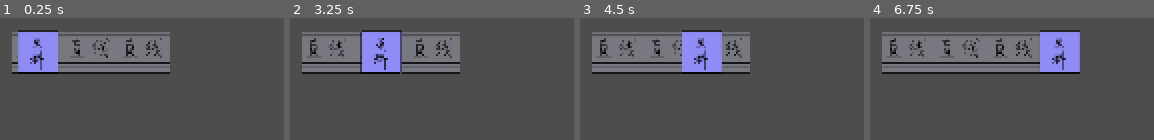
Above: before the commit, frames 1-4 (left to right).
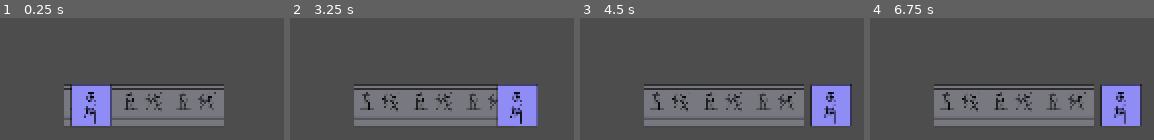
Above: after the commit, the same moments.

Repository: vic328005/NewProject1
Game: Godot game, scene res://scenes/main.tscn
Same seed, same stepped clock (60 frames per second), same inputs: the game is played once before the commit and once after it.
Inputs:
- Up to frame 1 (0.25 s): no input
- Up to frame 2 (3.25 s): tap Enter at 0.5 s; tap Space at 2.75 s
- Up to frame 3 (4.5 s): tap Enter at 3.5 s
- Up to frame 4 (6.75 s): tap Space at 5 s; tap Enter at 5.75 s

The runs differ from the first frame. In frame 1, 36% of the frame differs, in the area x 4-79%, y 9-89%; in frame 2, 38%; in frame 3, 41%; in frame 4, 45%, in the area x 4-96%, y 9-89%.

Commit message:
数据驱动关卡

Diff:
--- /dev/null
+++ b/levels/tutorial_01.json
@@ -0,0 +1,40 @@
+{
+  "level_id": "tutorial_01",
+  "display_name": "第一关",
+  "grid_width": 8,
+  "grid_height": 4,
+  "beat_bpm": 120,
+  "cells": [
+	{
+	  "x": 0,
+	  "y": 0,
+	  "belt": {
+		"facing": "RIGHT",
+		"turn_mode": "STRAIGHT",
+		"beat_interval": 2
+	  },
+	  "cargo": {
+		"type": "NORMAL"
+	  }
+	},
+	{
+	  "x": 1,
+	  "y": 0,
+	  "belt": {
+		"facing": "RIGHT",
+		"turn_mode": "STRAIGHT",
+		"beat_interval": 2
+	  }
+	},
+	{
+	  "x": 2,
+	  "y": 0,
+	  "belt": {
+		"facing": "RIGHT",
+		"turn_mode": "STRAIGHT",
+		"beat_interval": 2
+	  }
+	}
+  ],
+  "entities": []
+}
--- a/prefabs/cargo.tscn
+++ b/prefabs/cargo.tscn
@@ -7,4 +7,5 @@
 script = ExtResource("1_kdbxi")
 
 [node name="Sprite2D" type="Sprite2D" parent="." unique_id=435288325]
+z_index = 1
 texture = ExtResource("2_kdbxi")
--- a/scenes/world.tscn
+++ b/scenes/world.tscn
@@ -1,22 +1,8 @@
 [gd_scene format=3 uid="uid://d1md2xh0j3x36"]
 
 [ext_resource type="Script" uid="uid://b2joei7fll84s" path="res://scripts/world.gd" id="1_rwgxs"]
-[ext_resource type="PackedScene" uid="uid://bqakem14t0x81" path="res://prefabs/cargo.tscn" id="2_4wyf3"]
-[ext_resource type="PackedScene" uid="uid://ceanj1p1pcm8t" path="res://prefabs/belt.tscn" id="3_4wyf3"]
 
 [node name="World" type="Node2D" unique_id=1448553848]
 script = ExtResource("1_rwgxs")
 
 [node name="Camera2D" type="Camera2D" parent="." unique_id=299927247]
-
-[node name="Belt" parent="." unique_id=1037888241 instance=ExtResource("3_4wyf3")]
-position = Vector2(-32, -40)
-
-[node name="Belt2" parent="." unique_id=1434355427 instance=ExtResource("3_4wyf3")]
-position = Vector2(32, -40)
-
-[node name="Belt3" parent="." unique_id=1128358001 instance=ExtResource("3_4wyf3")]
-position = Vector2(96, -40)
-
-[node name="Cargo" parent="." unique_id=918002718 instance=ExtResource("2_4wyf3")]
-position = Vector2(-40, -40)
--- a/scripts/beat_conductor.gd
+++ b/scripts/beat_conductor.gd
@@ -3,9 +3,15 @@
 
 signal beat_fired(beat_index: int, beat_time: float)
 
-@export_range(1.0, 240.0, 1.0) var bpm := 60.0
+@export_range(1.0, 240.0, 1.0) var bpm: float = 60.0:
+	set(value):
+		bpm = clampf(float(value), 1.0, 240.0)
+		if is_instance_valid(_beat_timer):
+			_beat_timer.wait_time = get_beat_interval_seconds()
+			if not _beat_timer.is_stopped():
+				_beat_timer.start()
 
-var _beat_index := 0
+var _beat_index: int = 0
 var _beat_timer: Timer
 
 
@@ -32,6 +38,6 @@
 
 func _on_beat_timer_timeout() -> void:
 	_beat_index += 1
-	var beat_time := Time.get_ticks_msec() / 1000.0
+	var beat_time: float = Time.get_ticks_msec() / 1000.0
 	print("Beat fired: %d at %.3f" % [_beat_index, beat_time])
 	beat_fired.emit(_beat_index, beat_time)
--- a/scripts/cargo.gd
+++ b/scripts/cargo.gd
@@ -2,6 +2,11 @@
 class_name Cargo
 
 const MOVE_DURATION_RATIO := 0.9
+
+@export var cargo_type: String = "NORMAL":
+	set(value):
+		var normalized_value: String = String(value).strip_edges().to_upper()
+		cargo_type = normalized_value if not normalized_value.is_empty() else "NORMAL"
 
 var _world: World
 var _registered_cell: Vector2i
@@ -63,7 +68,7 @@
 	if _world.cargo_layer.get_cell(_registered_cell) != self:
 		return false
 
-	var target_global_position := _world.to_global(_world.cell_to_world(target_cell))
+	var target_global_position: Vector2 = _world.to_global(_world.cell_to_world(target_cell))
 	_world.cargo_layer.erase_cell(_registered_cell)
 	_world.cargo_layer.set_cell(target_cell, self)
 	_registered_cell = target_cell
@@ -78,13 +83,13 @@
 		global_position = target_global_position
 		return
 
-	var move_duration := _get_move_duration_seconds()
+	var move_duration: float = _get_move_duration_seconds()
 	if move_duration <= 0.0:
 		global_position = target_global_position
 		return
 
 	_move_tween = create_tween()
-	var move_tweener := _move_tween.tween_property(self, "global_position", target_global_position, move_duration)
+	var move_tweener: PropertyTweener = _move_tween.tween_property(self, "global_position", target_global_position, move_duration)
 	move_tweener.set_trans(Tween.TRANS_LINEAR)
 	_move_tween.finished.connect(_on_move_tween_finished)
 
--- a/scripts/game_manager.gd
+++ b/scripts/game_manager.gd
@@ -2,25 +2,29 @@
 class_name GameManager
 
 const WORLD_SCENE_UID := "uid://d1md2xh0j3x36"
+const START_LEVEL_PATH := "res://levels/tutorial_01.json"
 
 var event_bus: EventBus
 var beat_conductor: BeatConductor
 var current_world: World = null
+var level_loader: LevelLoader
 
 
 func _init() -> void:
 	_ensure_event_bus()
 	_ensure_beat_conductor()
+	_ensure_level_loader()
 
 
 func _ready() -> void:
-	_ensure_world()
+	_load_start_level()
 
 
 func setup() -> void:
 	_ensure_event_bus()
 	_ensure_beat_conductor()
-	_ensure_world()
+	_ensure_level_loader()
+	_load_start_level()
 
 
 func emit_event(event_name: StringName, payload: Variant = null) -> void:
@@ -47,21 +51,29 @@
 	return beat_conductor
 
 
+func _ensure_level_loader() -> LevelLoader:
+	if level_loader != null:
+		return level_loader
+
+	level_loader = LevelLoader.new()
+	return level_loader
+
+
 func _ensure_world() -> World:
 	if is_instance_valid(current_world):
 		return current_world
 
-	var existing_world := get_node_or_null("World") as World
+	var existing_world: World = get_node_or_null("World") as World
 	if existing_world != null:
 		current_world = existing_world
 		return current_world
 
-	var world_scene := load(WORLD_SCENE_UID) as PackedScene
+	var world_scene: PackedScene = load(WORLD_SCENE_UID) as PackedScene
 	if world_scene == null:
 		push_error("Failed to load world scene: %s" % WORLD_SCENE_UID)
 		return null
 
-	var world := world_scene.instantiate() as World
+	var world: World = world_scene.instantiate() as World
 	if world == null:
 		push_error("World scene root is not a World: %s" % WORLD_SCENE_UID)
 		return null
@@ -70,3 +82,11 @@
 	add_child(world)
 	current_world = world
 	return world
+
+
+func _load_start_level() -> void:
+	var world: World = _ensure_world()
+	if world == null:
+		return
+
+	_ensure_level_loader().load_level_file_into_world(START_LEVEL_PATH, world, _ensure_beat_conductor())
--- /dev/null
+++ b/scripts/level_data.gd
@@ -0,0 +1,328 @@
+class_name LevelData
+extends RefCounted
+
+const TOP_LEVEL_KEYS := [
+	"level_id",
+	"display_name",
+	"grid_width",
+	"grid_height",
+	"beat_bpm",
+	"cells",
+	"entities",
+]
+const CELL_KEYS := ["x", "y", "belt", "cargo"]
+const BELT_KEYS := ["facing", "turn_mode", "beat_interval"]
+const CARGO_KEYS := ["type"]
+const ENTITY_KEYS := ["id", "kind", "x", "y", "data"]
+const BELT_FACING_VALUES := ["UP", "RIGHT", "DOWN", "LEFT"]
+const BELT_TURN_MODE_VALUES := ["STRAIGHT", "LEFT", "RIGHT"]
+const CARGO_TYPE_VALUES := ["NORMAL"]
+
+var level_id: String = ""
+var display_name: String = ""
+var grid_width: int = 0
+var grid_height: int = 0
+var beat_bpm: float = 60.0
+var cells: Array[Dictionary] = []
+var entities: Array[LevelEntityData] = []
+
+
+static func load_from_file(path: String) -> LevelData:
+	if not FileAccess.file_exists(path):
+		push_error("Level file does not exist: %s" % path)
+		return null
+
+	var file: FileAccess = FileAccess.open(path, FileAccess.READ)
+	if file == null:
+		push_error("Failed to open level file: %s" % path)
+		return null
+
+	return from_json_text(file.get_as_text(), path)
+
+
+static func from_json_text(json_text: String, source_label: String = "<memory>") -> LevelData:
+	var json: JSON = JSON.new()
+	var parse_error: int = json.parse(json_text)
+	if parse_error != OK:
+		push_error(
+			"Failed to parse level JSON %s: %s at line %d" % [
+				source_label,
+				json.get_error_message(),
+				json.get_error_line(),
+			]
+		)
+		return null
+
+	if typeof(json.data) != TYPE_DICTIONARY:
+		push_error("Level root must be a JSON object: %s" % source_label)
+		return null
+
+	var raw_data: Dictionary = json.data
+	return from_dictionary(raw_data, source_label)
+
+
+static func from_dictionary(raw_data: Dictionary, source_label: String = "<memory>") -> LevelData:
+	if not _ensure_allowed_keys(raw_data, TOP_LEVEL_KEYS, "root", source_label):
+		return null
+
+	if not _has_non_empty_string(raw_data, "level_id"):
+		return _validation_error(source_label, "level_id must be a non-empty string")
+
+	if not _has_non_empty_string(raw_data, "display_name"):
+		return _validation_error(source_label, "display_name must be a non-empty string")
+
+	if not _has_positive_integer_number(raw_data, "grid_width"):
+		return _validation_error(source_label, "grid_width must be an integer greater than 0")
+
+	if not _has_positive_integer_number(raw_data, "grid_height"):
+		return _validation_error(source_label, "grid_height must be an integer greater than 0")
+
+	if not raw_data.has("beat_bpm"):
+		return _validation_error(source_label, "beat_bpm is required")
+
+	var raw_beat_bpm: Variant = raw_data["beat_bpm"]
+	if typeof(raw_beat_bpm) != TYPE_INT and typeof(raw_beat_bpm) != TYPE_FLOAT:
+		return _validation_error(source_label, "beat_bpm must be a number")
+
+	var normalized_beat_bpm: float = float(raw_beat_bpm)
+	if normalized_beat_bpm <= 0.0:
+		return _validation_error(source_label, "beat_bpm must be greater than 0")
+
+	if not raw_data.has("cells") or typeof(raw_data["cells"]) != TYPE_ARRAY:
+		return _validation_error(source_label, "cells must be an array")
+
+	if not raw_data.has("entities") or typeof(raw_data["entities"]) != TYPE_ARRAY:
+		return _validation_error(source_label, "entities must be an array")
+
+	var level_data: LevelData = LevelData.new()
+	level_data.level_id = String(raw_data["level_id"])
+	level_data.display_name = String(raw_data["display_name"])
+	level_data.grid_width = int(raw_data["grid_width"])
+	level_data.grid_height = int(raw_data["grid_height"])
+	level_data.beat_bpm = normalized_beat_bpm
+
+	var seen_cells: Dictionary = {}
+	var raw_cells: Array = Array(raw_data["cells"])
+	for index in range(raw_cells.size()):
+		if typeof(raw_cells[index]) != TYPE_DICTIONARY:
+			return _validation_error(source_label, "cells[%d] must be an object" % index)
+
+		var normalized_cell: Variant = _parse_cell(raw_cells[index], index, level_data.grid_width, level_data.grid_height, seen_cells, source_label)
+		if normalized_cell == null:
+			return null
+
+		level_data.cells.append(normalized_cell)
+
+	var seen_entity_ids: Dictionary = {}
+	var raw_entities: Array = Array(raw_data["entities"])
+	for index in range(raw_entities.size()):
+		if typeof(raw_entities[index]) != TYPE_DICTIONARY:
+			return _validation_error(source_label, "entities[%d] must be an object" % index)
+
+		var entity_data: LevelEntityData = _parse_entity(raw_entities[index], index, level_data.grid_width, level_data.grid_height, seen_entity_ids, source_label)
+		if entity_data == null:
+			return null
+
+		level_data.entities.append(entity_data)
+
+	return level_data
+
+
+static func _parse_cell(raw_cell: Dictionary, index: int, level_width: int, level_height: int, seen_cells: Dictionary, source_label: String) -> Variant:
+	var cell_label: String = "cells[%d]" % index
+	if not _ensure_allowed_keys(raw_cell, CELL_KEYS, cell_label, source_label):
+		return null
+
+	if not _has_integer_number(raw_cell, "x"):
+		return _validation_error(source_label, "%s.x must be an integer" % cell_label)
+
+	if not _has_integer_number(raw_cell, "y"):
+		return _validation_error(source_label, "%s.y must be an integer" % cell_label)
+
+	var x: int = int(raw_cell["x"])
+	var y: int = int(raw_cell["y"])
+	if x < 0 or x >= level_width or y < 0 or y >= level_height:
+		return _validation_error(source_label, "%s coordinates (%d, %d) are out of bounds" % [cell_label, x, y])
+
+	var cell: Vector2i = Vector2i(x, y)
+	if seen_cells.has(cell):
+		return _validation_error(source_label, "duplicate cell coordinates found at (%d, %d)" % [x, y])
+
+	var has_belt: bool = raw_cell.has("belt")
+	var has_cargo: bool = raw_cell.has("cargo")
+	if not has_belt and not has_cargo:
+		return _validation_error(source_label, "%s must contain at least one of belt or cargo" % cell_label)
+
+	var normalized_cell: Dictionary = {
+		"x": x,
+		"y": y,
+	}
+
+	if has_belt:
+		if typeof(raw_cell["belt"]) != TYPE_DICTIONARY:
+			return _validation_error(source_label, "%s.belt must be an object" % cell_label)
+
+		var normalized_belt: Variant = _parse_belt(raw_cell["belt"], cell_label, source_label)
+		if normalized_belt == null:
+			return null
+
+		normalized_cell["belt"] = normalized_belt
+
+	if has_cargo:
+		if typeof(raw_cell["cargo"]) != TYPE_DICTIONARY:
+			return _validation_error(source_label, "%s.cargo must be an object" % cell_label)
+
+		var normalized_cargo: Variant = _parse_cargo(raw_cell["cargo"], cell_label, source_label)
+		if normalized_cargo == null:
+			return null
+
+		normalized_cell["cargo"] = normalized_cargo
+
+	seen_cells[cell] = true
+	return normalized_cell
+
+
+static func _parse_belt(raw_belt: Dictionary, cell_label: String, source_label: String) -> Variant:
+	var belt_label: String = "%s.belt" % cell_label
+	if not _ensure_allowed_keys(raw_belt, BELT_KEYS, belt_label, source_label):
+		return null
+
+	if not _has_non_empty_string(raw_belt, "facing"):
+		return _validation_error(source_label, "%s.facing must be a non-empty string" % belt_label)
+
+	if not _has_non_empty_string(raw_belt, "turn_mode"):
+		return _validation_error(source_label, "%s.turn_mode must be a non-empty string" % belt_label)
+
+	if not _has_positive_integer_number(raw_belt, "beat_interval"):
+		return _validation_error(source_label, "%s.beat_interval must be a positive integer" % belt_label)
+
+	var facing: String = String(raw_belt["facing"])
+	var turn_mode: String = String(raw_belt["turn_mode"])
+	var beat_interval: int = int(raw_belt["beat_interval"])
+
+	if not BELT_FACING_VALUES.has(facing):
+		return _validation_error(source_label, "%s.facing must be one of %s" % [belt_label, BELT_FACING_VALUES])
+
+	if not BELT_TURN_MODE_VALUES.has(turn_mode):
+		return _validation_error(source_label, "%s.turn_mode must be one of %s" % [belt_label, BELT_TURN_MODE_VALUES])
+
+	if beat_interval != 1 and beat_interval != 2:
+		return _validation_error(source_label, "%s.beat_interval must be 1 or 2" % belt_label)
+
+	return {
+		"facing": facing,
+		"turn_mode": turn_mode,
+		"beat_interval": beat_interval,
+	}
+
+
+static func _parse_cargo(raw_cargo: Dictionary, cell_label: String, source_label: String) -> Variant:
+	var cargo_label: String = "%s.cargo" % cell_label
+	if not _ensure_allowed_keys(raw_cargo, CARGO_KEYS, cargo_label, source_label):
+		return null
+
+	if not _has_non_empty_string(raw_cargo, "type"):
+		return _validation_error(source_label, "%s.type must be a non-empty string" % cargo_label)
+
+	var cargo_type: String = String(raw_cargo["type"])
+	if not CARGO_TYPE_VALUES.has(cargo_type):
+		return _validation_error(source_label, "%s.type must be one of %s" % [cargo_label, CARGO_TYPE_VALUES])
+
+	return {
+		"type": cargo_type,
+	}
+
+
+static func _parse_entity(raw_entity: Dictionary, index: int, level_width: int, level_height: int, seen_entity_ids: Dictionary, source_label: String) -> LevelEntityData:
+	var entity_label: String = "entities[%d]" % index
+	if not _ensure_allowed_keys(raw_entity, ENTITY_KEYS, entity_label, source_label):
+		return null
+
+	if not _has_non_empty_string(raw_entity, "id"):
+		_validation_error(source_label, "%s.id must be a non-empty string" % entity_label)
+		return null
+
+	if not _has_non_empty_string(raw_entity, "kind"):
+		_validation_error(source_label, "%s.kind must be a non-empty string" % entity_label)
+		return null
+
+	if not _has_integer_number(raw_entity, "x"):
+		_validation_error(source_label, "%s.x must be an integer" % entity_label)
+		return null
+
+	if not _has_integer_number(raw_entity, "y"):
+		_validation_error(source_label, "%s.y must be an integer" % entity_label)
+		return null
+
+	if not raw_entity.has("data") or typeof(raw_entity["data"]) != TYPE_DICTIONARY:
+		_validation_error(source_label, "%s.data must be an object" % entity_label)
+		return null
+
+	var entity_id: String = String(raw_entity["id"])
+	var kind: String = String(raw_entity["kind"])
+	var x: int = int(raw_entity["x"])
+	var y: int = int(raw_entity["y"])
+	if x < 0 or x >= level_width or y < 0 or y >= level_height:
+		_validation_error(source_label, "%s coordinates (%d, %d) are out of bounds" % [entity_label, x, y])
+		return null
+
+	if seen_entity_ids.has(entity_id):
+		_validation_error(source_label, "duplicate entity id found: %s" % entity_id)
+		return null
+
+	if kind != kind.to_upper():
+		_validation_error(source_label, "%s.kind must use uppercase naming" % entity_label)
+		return null
+
+	var entity: LevelEntityData = LevelEntityData.new()
+	entity.id = entity_id
+	entity.kind = kind
+	entity.cell = Vector2i(x, y)
+	entity.data = Dictionary(raw_entity["data"]).duplicate(true)
+	seen_entity_ids[entity_id] = true
+	return entity
+
+
+static func _ensure_allowed_keys(raw_data: Dictionary, allowed_keys: Array, label: String, source_label: String) -> bool:
+	for key in raw_data.keys():
+		if typeof(key) != TYPE_STRING:
+			push_error("Invalid non-string key in %s of %s" % [label, source_label])
+			return false
+
+		if not allowed_keys.has(key):
+			push_error("Unexpected field '%s' in %s of %s" % [key, label, source_label])
+			return false
+
+	return true
+
+
+static func _has_non_empty_string(raw_data: Dictionary, key: String) -> bool:
+	return raw_data.has(key) and typeof(raw_data[key]) == TYPE_STRING and not String(raw_data[key]).strip_edges().is_empty()
+
+
+static func _has_int(raw_data: Dictionary, key: String) -> bool:
+	return raw_data.has(key) and typeof(raw_data[key]) == TYPE_INT
+
+
+static func _has_integer_number(raw_data: Dictionary, key: String) -> bool:
+	if not raw_data.has(key):
+		return false
+
+	var value: Variant = raw_data[key]
+	if typeof(value) == TYPE_INT:
+		return true
+
+	if typeof(value) != TYPE_FLOAT:
+		return false
+
+	var float_value: float = float(value)
+	return is_equal_approx(float_value, round(float_value))
+
+
+static func _has_positive_integer_number(raw_data: Dictionary, key: String) -> bool:
+	return _has_integer_number(raw_data, key) and int(raw_data[key]) > 0
+
+
+static func _validation_error(source_label: String, message: String) -> LevelData:
+	push_error("Invalid level data in %s: %s" % [source_label, message])
+	return null
--- /dev/null
+++ b/scripts/level_entity_data.gd
@@ -0,0 +1,17 @@
+class_name LevelEntityData
+extends RefCounted
+
+var id: String = ""
+var kind: String = ""
+var cell: Vector2i = Vector2i.ZERO
+var data: Dictionary = {}
+
+
+func to_dictionary() -> Dictionary:
+	return {
+		"id": id,
+		"kind": kind,
+		"x": cell.x,
+		"y": cell.y,
+		"data": data.duplicate(true),
+	}
--- /dev/null
+++ b/scripts/level_loader.gd
@@ -0,0 +1,87 @@
+class_name LevelLoader
+extends RefCounted
+
+const BELT_SCENE := preload("res://prefabs/belt.tscn")
+const CARGO_SCENE := preload("res://prefabs/cargo.tscn")
+
+
+func load_level_file_into_world(level_path: String, world: World, beat_conductor: BeatConductor) -> LevelData:
+	var level_data: LevelData = LevelData.load_from_file(level_path)
+	if level_data == null:
+		return null
+
+	if not apply_level_data_to_world(level_data, world, beat_conductor):
+		return null
+
+	return level_data
+
+
+func apply_level_data_to_world(level_data: LevelData, world: World, beat_conductor: BeatConductor) -> bool:
+	if level_data == null:
+		push_error("Cannot apply a null LevelData instance.")
+		return false
+
+	if world == null:
+		push_error("Cannot apply level data without a World instance.")
+		return false
+
+	if beat_conductor == null:
+		push_error("Cannot apply level data without a BeatConductor instance.")
+		return false
+
+	world.clear_level_content()
+	world.apply_level_metadata(level_data)
+	beat_conductor.bpm = level_data.beat_bpm
+
+	for cell_data in level_data.cells:
+		var cell: Vector2i = Vector2i(int(cell_data["x"]), int(cell_data["y"]))
+
+		if cell_data.has("belt"):
+			var belt_data: Dictionary = Dictionary(cell_data["belt"])
+			var belt: Belt = _create_belt(cell, belt_data, world)
+			world.add_level_content(belt)
+
+		if cell_data.has("cargo"):
+			var cargo_data: Dictionary = Dictionary(cell_data["cargo"])
+			var cargo: Cargo = _create_cargo(cell, cargo_data, world)
+			world.add_level_content(cargo)
+
+	return true
+
+
+func _create_belt(cell: Vector2i, belt_data: Dictionary, world: World) -> Belt:
+	var belt: Belt = BELT_SCENE.instantiate() as Belt
+	belt.position = world.cell_to_world(cell)
+	belt.facing = _to_belt_direction(String(belt_data["facing"]))
+	belt.turn_mode = _to_belt_turn_mode(String(belt_data["turn_mode"]))
+	belt.beat_interval = int(belt_data["beat_interval"])
+	return belt
+
+
+func _create_cargo(cell: Vector2i, cargo_data: Dictionary, world: World) -> Cargo:
+	var cargo: Cargo = CARGO_SCENE.instantiate() as Cargo
+	cargo.position = world.cell_to_world(cell)
+	cargo.cargo_type = String(cargo_data["type"])
+	return cargo
+
+
+func _to_belt_direction(direction_name: String) -> Belt.Direction:
+	match direction_name:
+		"UP":
+			return Belt.Direction.UP
+		"RIGHT":
+			return Belt.Direction.RIGHT
+		"DOWN":
+			return Belt.Direction.DOWN
+		_:
+			return Belt.Direction.LEFT
+
+
+func _to_belt_turn_mode(turn_mode_name: String) -> Belt.TurnMode:
+	match turn_mode_name:
+		"LEFT":
+			return Belt.TurnMode.LEFT
+		"RIGHT":
+			return Belt.TurnMode.RIGHT
+		_:
+			return Belt.TurnMode.STRAIGHT
--- a/scripts/world.gd
+++ b/scripts/world.gd
@@ -4,6 +4,11 @@
 var main_layer: MapLayer
 var cargo_layer: MapLayer
 var belt_layer: MapLayer
+var level_id: String = ""
+var display_name: String = ""
+var grid_width: int = 0
+var grid_height: int = 0
+var level_entities: Array[LevelEntityData] = []
 var _beat_conductor: BeatConductor
 
 
@@ -48,8 +53,37 @@
 	return main_layer.cell_to_world(cell)
 
 
+func clear_level_content() -> void:
+	for child in get_children():
+		if child.is_in_group("runtime_level_content"):
+			remove_child(child)
+			child.queue_free()
+
+	main_layer.clear()
+	cargo_layer.clear()
+	belt_layer.clear()
+	level_id = ""
+	display_name = ""
+	grid_width = 0
+	grid_height = 0
+	level_entities.clear()
+
+
+func apply_level_metadata(level_data: LevelData) -> void:
+	level_id = level_data.level_id
+	display_name = level_data.display_name
+	grid_width = level_data.grid_width
+	grid_height = level_data.grid_height
+	level_entities = level_data.entities.duplicate()
+
+
+func add_level_content(node: Node) -> void:
+	node.add_to_group("runtime_level_content")
+	add_child(node)
+
+
 func _create_layer() -> MapLayer:
-	var layer := MapLayer.new()
+	var layer: MapLayer = MapLayer.new()
 	layer.cell_size = 64
 	return layer
 
@@ -59,13 +93,13 @@
 
 
 func _resolve_belt_moves(beat_index: int) -> void:
-	var belt_cells := belt_layer.get_cells()
-	var occupied_cells := cargo_layer.get_cells()
+	var belt_cells: Dictionary = belt_layer.get_cells()
+	var occupied_cells: Dictionary = cargo_layer.get_cells()
 	var requests: Array[Dictionary] = []
 	var target_counts: Dictionary = {}
 
 	for cell in belt_cells.keys():
-		var belt := belt_cells[cell] as Belt
+		var belt: Belt = belt_cells[cell] as Belt
 
 		if belt == null or not is_instance_valid(belt):
 			continue
@@ -73,11 +107,11 @@
 		if not belt.should_trigger_on_beat(beat_index):
 			continue
 
-		var cargo := occupied_cells.get(cell) as Cargo
+		var cargo: Cargo = occupied_cells.get(cell) as Cargo
 		if cargo == null or not is_instance_valid(cargo):
 			continue
 
-		var target_cell := belt.get_target_cell()
+		var target_cell: Vector2i = belt.get_target_cell()
 		requests.append({
 			"cargo": cargo,
 			"target_cell": target_cell,
Not shown, added: scripts/level_data.gd.uid
Not shown, added: scripts/level_entity_data.gd.uid
Not shown, added: scripts/level_loader.gd.uid
